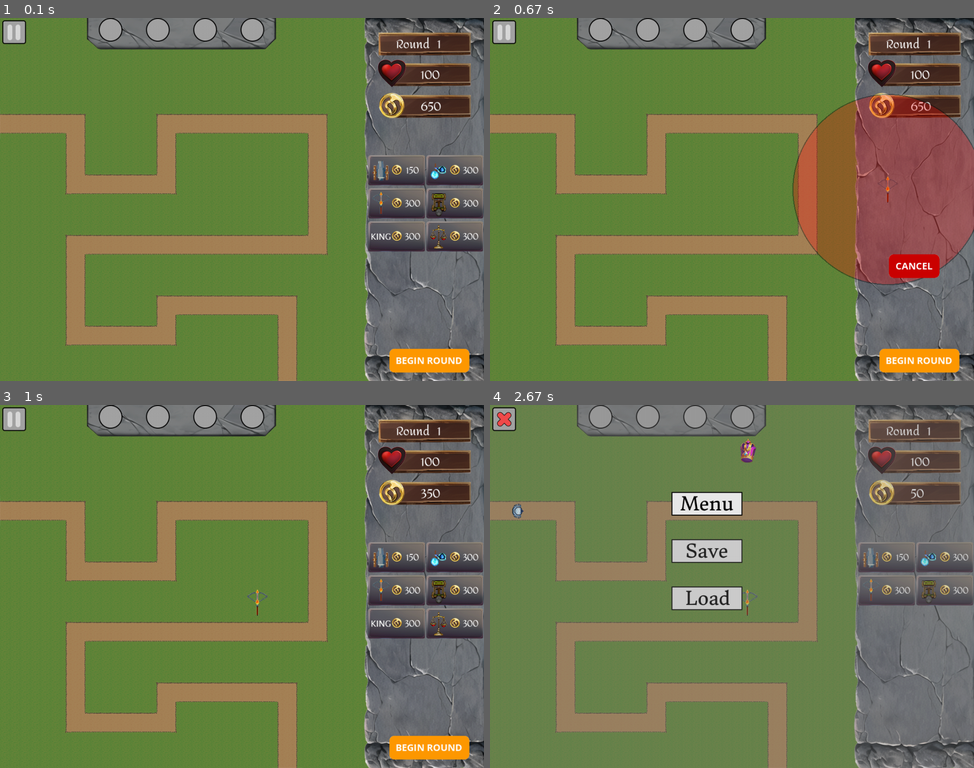
Above: before the commit, frames 1-4 (two rows, left to right).
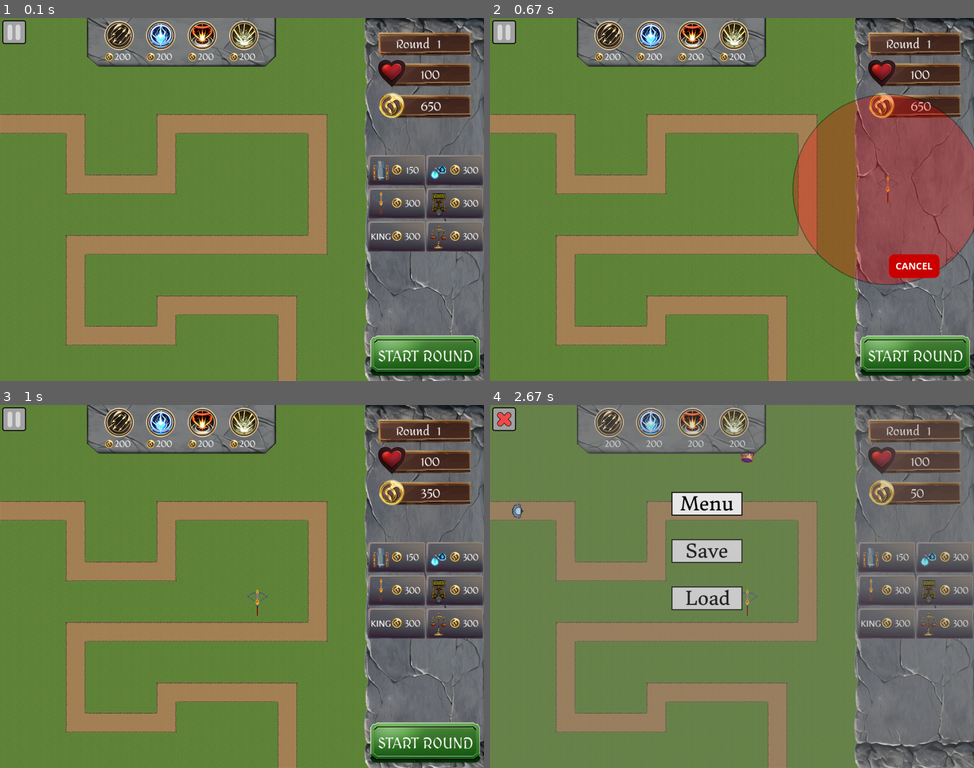
Above: after the commit, the same moments.

Repository: peter5454/PyGame
Game: pygame game, started from main.py
Same seed, same stepped clock (60 frames per second), same inputs: the game is played once before the commit and once after it.
Inputs (mouse positions are in pixels of both pictures, inside the frame that each line leads up to):
- Up to frame 1 (0.1 s): no input
- Up to frame 2 (0.67 s): click (886, 188) at 0.38 s
- Up to frame 3 (1 s): click (246, 611) at 0.72 s
- Up to frame 4 (2.67 s): click (915, 742) at 1.05 s, where only the run after the commit has a clickable "START ROUND"; click "300" at 1.38 s; click (741, 463) at 1.72 s; click (504, 419) at 2.55 s

The runs differ from the first frame. In frame 1, 6.4% of the frame differs, in the area x 17-100%, y 0-99%; in frame 2, 6.4%; in frame 3, 6.4%; in frame 4, 4.8%.

Commit message:
added airstrike buttons

Diff:
--- a/buttons.py
+++ b/buttons.py
@@ -1,13 +1,19 @@
 import pygame as pg
 
 class Button():
-    def __init__(self,x,y,image, text=''):
+    def __init__(self,x,y,image, text='', x_offset=0, y_offset=0, type=''):
         self.image = image
         self.rect = self.image.get_rect()
         self.clicked = False
         self.rect.topleft = (x,y)
         self.text = text
         self.font = pg.font.Font("assets/fonts/Amita-Regular.ttf", 18)
+        self.alt_font = pg.font.Font("assets/fonts/MedievalSharp-Book.ttf", 32)
+        self.y_offset = y_offset
+        self.x_offset = x_offset
+        self.coin_image = pg.image.load('assets/images/ui_backgrounds/coin.png')
+        self.type = type
+
 
     def draw(self, surface):
         action = False
@@ -32,10 +38,19 @@
 
         #render text
         if self.text:
+            if self.text == "START ROUND":
+                self.font = self.alt_font
             text_surface = self.font.render(self.text, True, "grey100")
             text_rect = text_surface.get_rect(center=self.rect.center)
-            text_rect.x += 33 #move the text right
+            text_rect.x += self.x_offset #move the text right
+            text_rect.y += self.y_offset #move text down
             surface.blit(text_surface, text_rect)
+
+        #render coin if airstrike
+        if self.type == 'airstrike':
+            coin_rect = self.rect.copy()
+            coin_rect.y += 66
+            surface.blit(self.coin_image, coin_rect)
 
         return action
     def draw2(self,surface):
@@ -43,5 +58,6 @@
         if self.text:
             text_surface = self.font.render(self.text, True, "grey100")
             text_rect = text_surface.get_rect(center=self.rect.center)
-            text_rect.x += 33 #move the text right
+            text_rect.x += self.x_offset #move the text right
+            text_rect.y += self.y_offset #move text down
             surface.blit(text_surface, text_rect)
--- a/main.py
+++ b/main.py
@@ -10,6 +10,8 @@
 import math as mt
 import csv
 from turrets_data import TURRET_DATA
+from airstrike_data import AIRSTRIKE_DATA
+
 
 #initialise pygame
 pg.init()
@@ -47,7 +49,11 @@
 health_bar = pg.image.load('assets/images/ui_backgrounds/health_bar.png').convert_alpha()
 gold_bar = pg.image.load('assets/images/ui_backgrounds/gold_bar.png').convert_alpha()
 airstrike_banner = pg.image.load('assets/images/ui_backgrounds/airstrike_banner.png').convert_alpha()
-airstrike_ability_image = pg.image.load('assets/images/ui_backgrounds/airstrike_ability.png').convert_alpha()
+arrow_strike_ability_image = pg.image.load('assets/images/buttons/arrow_strike_button.png').convert_alpha()
+ice_strike_ability_image = pg.image.load('assets/images/buttons/ice_strike_button.png').convert_alpha()
+fire_strike_ability_image = pg.image.load('assets/images/buttons/fire_strike_button.png').convert_alpha()
+earth_strike_ability_image = pg.image.load('assets/images/buttons/earth_strike_button.png').convert_alpha()
+
 
 
 
@@ -93,7 +99,7 @@
 buy_market_image = pg.image.load('assets/images/buttons/market_buy_button.png').convert_alpha()
 
 cancel_image = pg.image.load('assets/images/buttons/cancel.png').convert_alpha()
-begin_image = pg.image.load('assets/images/buttons/begin.png').convert_alpha()
+start_image = pg.image.load('assets/images/buttons/start_button.png').convert_alpha()
 restart_image = pg.image.load('assets/images/buttons/restart.png').convert_alpha()
 upgrade_image = pg.image.load('assets/images/buttons/upgrade_turret.png').convert_alpha()
 sell_image = pg.image.load('assets/images/buttons/sell.png').convert_alpha()
@@ -108,28 +114,22 @@
 turret_group = pg.sprite.Group()
 
 #create buttons
-turret_cannon_data = TURRET_DATA["TURRET_CANNON"][0]
-cannon_button = Button(c.SCREEN_WIDTH - 245 ,290, buy_cannon_image, str(turret_cannon_data['cost']))
-turret_ice_data = TURRET_DATA["TURRET_ICE"][0]
-ice_button = Button(c.SCREEN_WIDTH - 122 ,290, buy_ice_image, str(turret_ice_data['cost']))
-turret_fire_data = TURRET_DATA["TURRET_FIRE"][0]
-fire_button = Button(c.SCREEN_WIDTH - 245 ,360, buy_fire_image, str(turret_fire_data['cost']))
-turret_earth_data = TURRET_DATA["TURRET_EARTH"][0]
-earth_button = Button(c.SCREEN_WIDTH - 122 ,360, buy_earth_image, str(turret_earth_data['cost']))
-king_data = TURRET_DATA["KING"][0]
-king_button = Button(c.SCREEN_WIDTH - 245 ,430, buy_king_image, str(king_data['cost']))
-market_data = TURRET_DATA["MARKET"][0]
-market_button = Button(c.SCREEN_WIDTH - 122 ,430, buy_market_image, str(market_data['cost']))
+cannon_button = Button(c.SCREEN_WIDTH - 245 ,290, buy_cannon_image, str(TURRET_DATA["TURRET_CANNON"][0].get('cost')), 33)
+ice_button = Button(c.SCREEN_WIDTH - 122 ,290, buy_ice_image, str(TURRET_DATA["TURRET_ICE"][0].get('cost')), 33)
+fire_button = Button(c.SCREEN_WIDTH - 245 ,360, buy_fire_image, str(TURRET_DATA["TURRET_FIRE"][0].get('cost')), 33)
+earth_button = Button(c.SCREEN_WIDTH - 122 ,360, buy_earth_image, str(TURRET_DATA["TURRET_EARTH"][0].get('cost')), 33)
+king_button = Button(c.SCREEN_WIDTH - 245 ,430, buy_king_image, str(TURRET_DATA["KING"][0].get('cost')), 33)
+market_button = Button(c.SCREEN_WIDTH - 122 ,430, buy_market_image, str(TURRET_DATA["MARKET"][0].get('cost')), 33)
 
 cancel_button = Button(c.SCREEN_WIDTH - 180 ,500, cancel_image)
-begin_button = Button(c.SCREEN_WIDTH - 200 ,700, begin_image)
+begin_button = Button(c.SCREEN_WIDTH - 242 ,670, start_image, "START ROUND")
 restart_button = Button(312.5 , 320, restart_image)
 upgrade_button = Button(c.SCREEN_WIDTH - 220, 275, upgrade_image)
 sell_button = Button(c.SCREEN_WIDTH - 220, 350, sell_image)
-airstrike_ability = Button((c.SCREEN_WIDTH-c.SIDE_PANEL)/2 - 175, 0, airstrike_ability_image)
-airstrike_ability2 = Button((c.SCREEN_WIDTH-c.SIDE_PANEL)/2 - 75, 0, airstrike_ability_image)
-airstrike_ability3 = Button((c.SCREEN_WIDTH-c.SIDE_PANEL)/2 + 25, 0, airstrike_ability_image)
-airstrike_ability4 = Button((c.SCREEN_WIDTH-c.SIDE_PANEL)/2 + 125, 0, airstrike_ability_image)
+airstrike_ability = Button((c.SCREEN_WIDTH-c.SIDE_PANEL)/2 - 164, 5, arrow_strike_ability_image, str(AIRSTRIKE_DATA["airstrike_1"].get("cost")), 7, 45, 'airstrike')
+airstrike_ability2 = Button((c.SCREEN_WIDTH-c.SIDE_PANEL)/2 - 76, 5, ice_strike_ability_image, str(AIRSTRIKE_DATA["airstrike_2"].get("cost")), 7, 45, 'airstrike')
+airstrike_ability3 = Button((c.SCREEN_WIDTH-c.SIDE_PANEL)/2 + 12, 5, fire_strike_ability_image, str(AIRSTRIKE_DATA["airstrike_3"].get("cost")), 7, 45, 'airstrike')
+airstrike_ability4 = Button((c.SCREEN_WIDTH-c.SIDE_PANEL)/2 + 100, 5, earth_strike_ability_image, str(AIRSTRIKE_DATA["airstrike_4"].get("cost")), 7, 45, 'airstrike')
 pause_button = Button(5,5, pause_button_image)
 exit_button = Button(5,5, exit_button_image)
 save_button = Button((c.SCREEN_WIDTH-c.SIDE_PANEL)/2, c.SCREEN_HEIGHT / 2 - 100, save_button_image)
@@ -388,7 +388,7 @@
   screen.blit(gold_bar, (796, 155))
 
   #draw airstrike_banner
-  screen.blit(airstrike_banner,((c.SCREEN_WIDTH-c.SIDE_PANEL)/2-200,c.SCREEN_HEIGHT-900))
+  screen.blit(airstrike_banner,((c.SCREEN_WIDTH-c.SIDE_PANEL)/2-200,c.SCREEN_HEIGHT-815))
 
   #draw game stats
   draw_text("Round", text_font, "grey100", 838, 32)
@@ -524,6 +524,8 @@
 
       if cancel_button.draw(screen):
         placing_turrets = False
+
+    #airstrikes
     if placing_ability == False:
       if airstrike_ability.draw(screen):
         new_aristrike = airstrike("airstrike_1")
@@ -596,6 +598,9 @@
         ice_button.draw2(screen)
         fire_button.draw2(screen)
         earth_button.draw2(screen)
+        king_button.draw2(screen)
+        market_button.draw2(screen)
+
 
       if placing_ability or selected_turret or placing_turrets:
         cancel_button.draw2(screen)
Binary file added: assets/fonts/MedievalSharp-Bold.ttf
Binary file added: assets/fonts/MedievalSharp-Book.ttf
Binary file added: assets/images/buttons/arrow_strike_button.png
Binary file added: assets/images/buttons/earth_strike_button.png
Binary file added: assets/images/buttons/fire_strike_button.png
Binary file added: assets/images/buttons/ice_strike_button.png
Binary file added: assets/images/buttons/start_button.png
Binary file changed: assets/images/ui_backgrounds/airstrike_banner.png
Binary file added: assets/images/ui_backgrounds/coin.png
